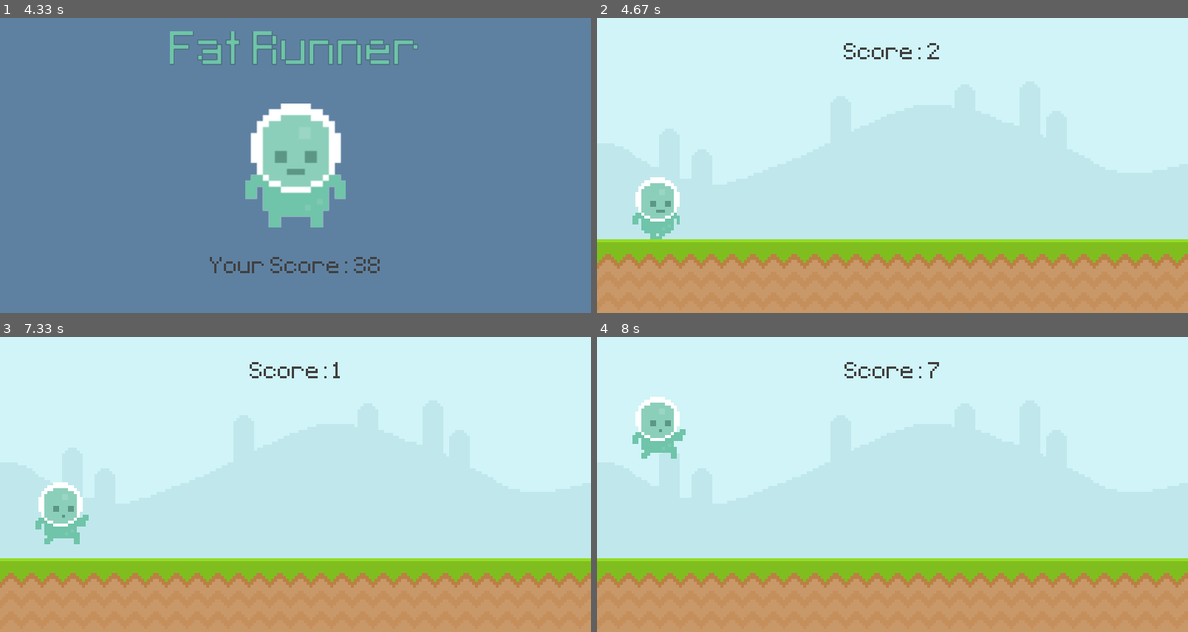
Above: before the commit, frames 1-4 (two rows, left to right).
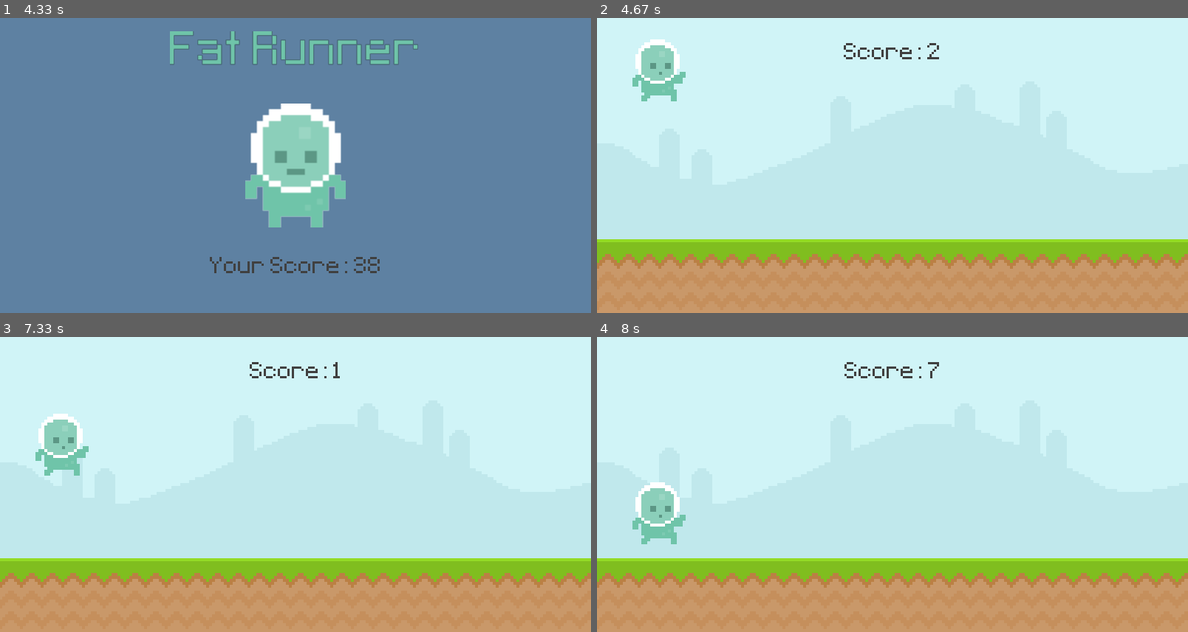
Above: after the commit, the same moments.

Repository: andriari/pygame
Game: pygame game, started from main.py
Same seed, same stepped clock (60 frames per second), same inputs: the game is played once before the commit and once after it.
Inputs (mouse positions are in pixels of both pictures, inside the frame that each line leads up to):
- Up to frame 1 (4.33 s): tap Space at 0.33, 2.83, 3.23, 3.53, 4.07 s; press the mouse at (59, 206) at 1.2 s; move the mouse to (70, 195) at 1.3 s; release the mouse at (82, 180) at 1.43 s; click (59, 206) at 2.05 s
- Up to frame 2 (4.67 s): tap Space at 4.37 s
- Up to frame 3 (7.33 s): tap Space at 5.13, 5.9, 6.3, 6.6, 6.93, 7.07, 7.2 s
- Up to frame 4 (8 s): tap Space at 7.83, 7.97 s

Frame 1 is identical in both runs. In frame 2, 2.5% of the frame differs, in the area x 6-15%, y 7-75%; in frame 3, 2.6%, in the area x 6-15%, y 26-71%; in frame 4, 2.6%.

Commit message:
runner finished

Diff:
--- a/main.py
+++ b/main.py
@@ -8,6 +8,8 @@
         super().__init__()
         player_walk_1 = pygame.image.load("graphics/Player/player_walk_1.png").convert_alpha()
         player_walk_2 = pygame.image.load("graphics/Player/player_walk_2.png").convert_alpha()
+        self.jump_sound = pygame.mixer.Sound("audio/jump.mp3")
+        self.jump_sound.set_volume(0.2)
         self.walk = [player_walk_1, player_walk_2]
         self.index = 0
         self.jump = pygame.image.load("graphics/Player/jump.png").convert_alpha()
@@ -15,6 +17,7 @@
         self.rect = self.image.get_rect(midbottom=(80, 300))
         self.gravity = 0
         self.keyboard_pressed = False
+        self.game_active = True
 
     def player_input(self):
         keys = pygame.key.get_pressed()
@@ -24,6 +27,7 @@
             self.keyboard_pressed = True
             if self.rect.bottom >= 300:
                 self.gravity = -20
+                self.jump_sound.play()
         elif not keys[pygame.K_SPACE]:
             self.keyboard_pressed = False
 
@@ -31,6 +35,7 @@
             if self.rect.collidepoint(pos):
                 if self.rect.bottom >= 300:
                     self.gravity = -20
+                    self.jump_sound.play()
 
     def apply_gravity(self):
         self.gravity += 1
@@ -47,10 +52,15 @@
                 self.index = 0
             self.image = self.walk[int(self.index)]
 
-    def update(self):
+    def animation_reset(self, game_active):
+        if not game_active:
+            self.rect.bottom = 300
+
+    def update(self, game_active):
         self.player_input()
         self.apply_gravity()
         self.animation_state()
+        self.animation_reset(game_active)
 
 
 class Obstacle(pygame.sprite.Sprite):
@@ -118,7 +128,9 @@
 test_font = pygame.font.Font("font/Pixeltype.ttf", 50)
 sky_surface = pygame.image.load("graphics/Sky.png").convert()
 ground_surface = pygame.image.load("graphics/ground.png").convert()
-
+bg_music = pygame.mixer.Sound("audio/music.wav")
+bg_music.set_volume(0.1)
+bg_music.play(loops=-1)
 # obstacle Group
 obstacle = pygame.sprite.Group()
 
@@ -162,12 +174,13 @@
                 start_time = pygame.time.get_ticks()
 
     if game_active:
+        bg_music.set_volume(0.1)
         screen.blit(sky_surface, (0, 0))
         screen.blit(ground_surface, (0, 300))
         game_score = display_score()
 
         player.draw(screen)
-        player.update()
+        player.update(game_active)
 
         obstacle.draw(screen)
         obstacle.update()
@@ -176,7 +189,8 @@
         game_active = collision()
 
     else:
-        player.draw(screen)
+        bg_music.set_volume(0)
+        player.update(game_active)
         screen.fill((94, 129, 162))
         screen.blit(player_stand, player_stand_rect)
         score_message = test_font.render(f'Your Score: {game_score}', False, (64, 64, 64))
